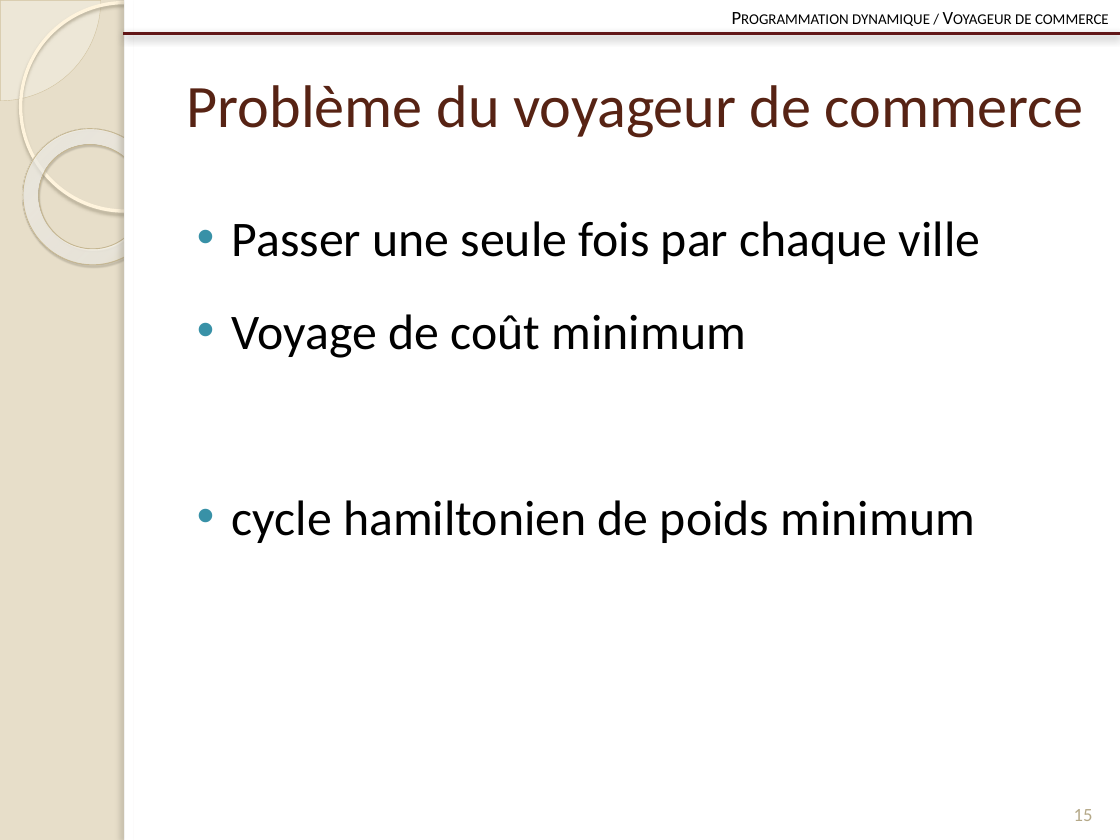
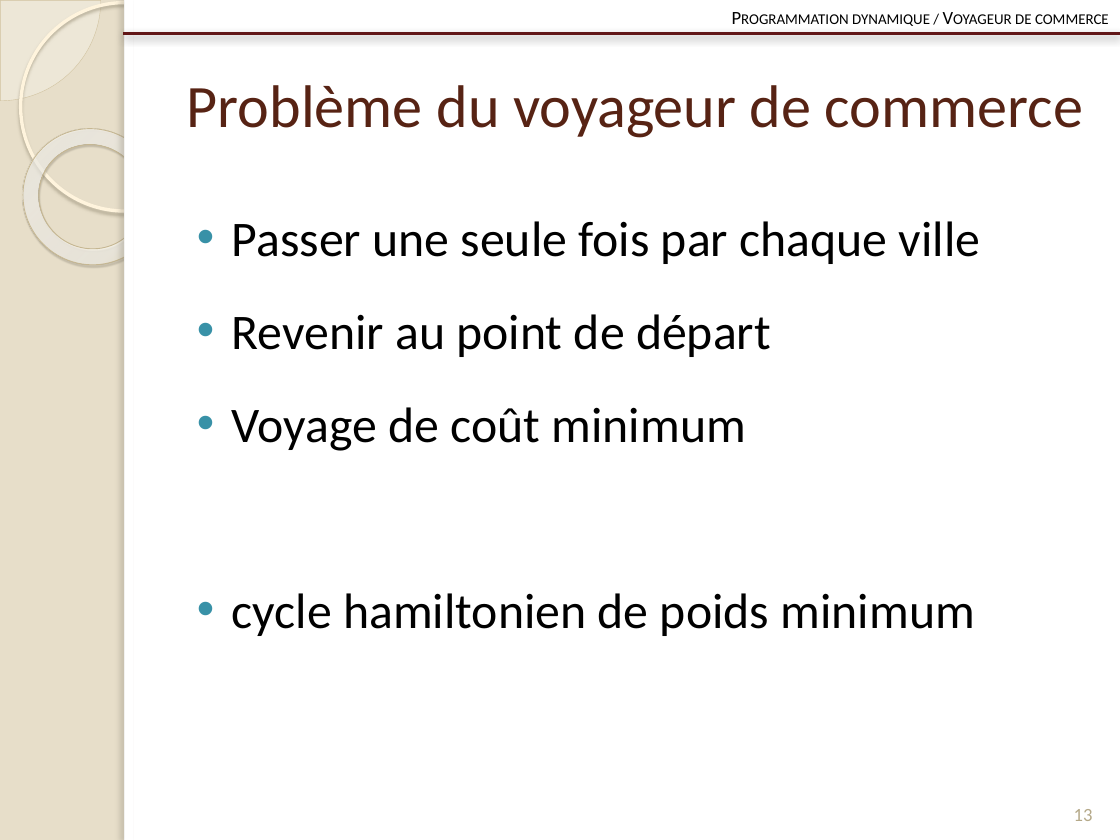
Before and after one commit to Origraena/moca, a slide deck: slide 14 of gmin213/tp/presentation/pres.pptx (slide 16 before the commit). Drawn at 1120x840 pixels with LibreOffice and Linux fonts; fonts in the diff are those of the drawing. Boxes give left, top, right and bottom in pixels: in the first picture for what was removed or moved away, otherwise in the second. Text is boxed around its words. In the diff, an @@ line names an element or a change of style, - is before the commit and + after.

```diff
--- a/gmin213/tp/presentation/pres.pptx
+++ b/gmin213/tp/presentation/pres.pptx
@@ text at [232,314,771,357]: paragraph added @@
+• Revenir au point de départ
@@ page number at [1074,809,1093,821]: text changed @@
-15
+13
```
Also in this commit, not shown: 5 other slides changed, 2 slides removed, 4 other files.
